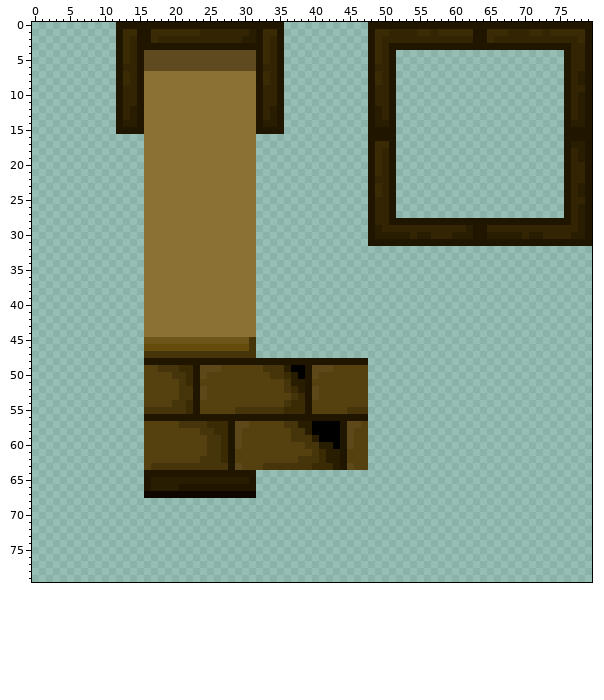
Two versions of one sprite sheet, Assets/Art&Animation/Sprites/Pharaohs Curse TestTiles.png. The picture above is the old version.
The file is 80x80 pixels. Colours within 5 levels of each other are drawn and written as one.
After:
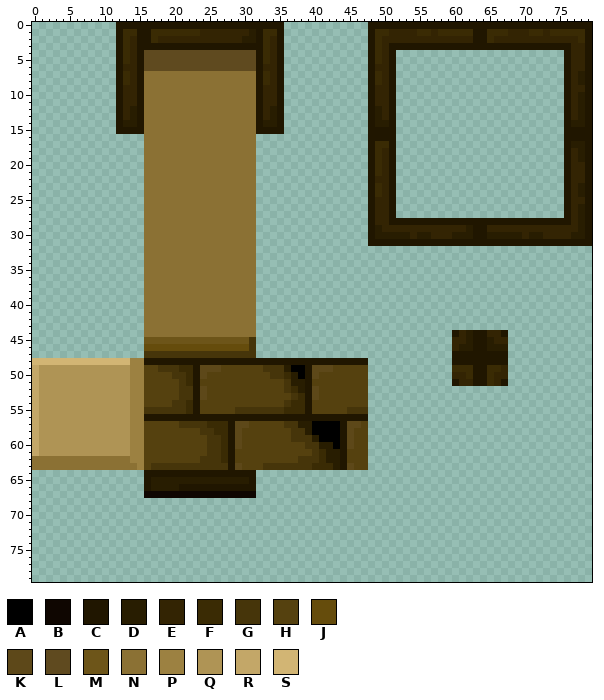
Palette (. is transparent): A #000000  B #0f0601  C #201600  D #281d01  E #332403  F #3a2b04  G #46350a  H #55410f  J #654c0c  K #5d4819  L #5f4a1f  M #6d5519  N #8b7134  P #9c8141  Q #af9455  R #c3a768  S #d2b574
Change:
@@ x 0..79 @@
 43 ................NNNNNNNNNNNNNNNN................................................
-44 ................NNNNNNNNNNNNNNNN................................................
-45 ................MMMMMMMMMMMMMMMG................................................
-46 ................JJJJJJJJJJJJJJJG................................................
-47 ................GGGGGGGGGGGGGGGG................................................
-48 ................CCCCCCCCCCCCCCCCCCCCCCCCCCCCCCCC................................
-49 ................HHGGGFFCKKKHHHHHHGGGDAACKKKHHHHH................................
-50 ................HHHHGGFCKHHHHHHHHHGGFDACKHHHHHHH................................
-51 ................HHHHHGFCHHHHHHHHHHHHGDDCHHHHHHHH................................
-52 ................HHHHHGGCKHHHHHHHHHHHGFDCKHHHHHHH................................
-53 ................HHHHHGGCKHHHHHHHHHHHHGFCKHHHHHHH................................
-54 ................HHHHGGFCHHHHHHHHHHHHGFFCHHHHHHHH................................
-55 ................GGGGGGFCHHHHHGGGGGGGFFFCHHHHHGGG................................
-56 ................CCCCCCCCCCCCCCCCCCCCCCCCCCCCCCCC................................
-57 ................HHHHHGGGGFFFCKKHHHHHGGDDAAAACKKH................................
-58 ................HHHHHHHHGGFFCKHHHHHHHGGDAAAACKHH................................
-59 ................HHHHHHHHHGGFCKHHHHHHHGGGDAAACKHH................................
-60 ................HHHHHHHHHGGFCKHHHHHHHHHGGDDACKHH................................
-61 ................HHHHHHHHHGGFCHHHHHHHHHHHGFDDCHHH................................
-62 ................HHHHHHHHGGGFCHHHHHHHHHGGGFDDCHHH................................
-63 ................HGGGGGGGGGGGCKHHHGGGGGGGFFFDCKHH................................
+44 ................NNNNNNNNNNNNNNNN............................CEDCCEEC............
+45 ................MMMMMMMMMMMMMMMG............................EEDCCDEE............
+46 ................JJJJJJJJJJJJJJJG............................EDDCCDDD............
+47 ................GGGGGGGGGGGGGGGG............................CCCCCCCC............
+48 SSSSSSSSSSSSSSPPCCCCCCCCCCCCCCCCCCCCCCCCCCCCCCCC............CCCCCCCC............
+49 RQQQQQQQQQQQQQPPHHGGGFFCKKKHHHHHHGGGDAACKKKHHHHH............FFFCCFFE............
+50 RQQQQQQQQQQQQQPPHHHHGGFCKHHHHHHHHHGGFDACKHHHHHHH............EEFCCFEE............
+51 RQQQQQQQQQQQQQPPHHHHHGFCHHHHHHHHHHHHGDDCHHHHHHHH............CEECCFEC............
+52 RQQQQQQQQQQQQQPPHHHHHGGCKHHHHHHHHHHHGFDCKHHHHHHH................................
+53 RQQQQQQQQQQQQQPPHHHHHGGCKHHHHHHHHHHHHGFCKHHHHHHH................................
+54 RQQQQQQQQQQQQQPPHHHHGGFCHHHHHHHHHHHHGFFCHHHHHHHH................................
+55 RQQQQQQQQQQQQQPPGGGGGGFCHHHHHGGGGGGGFFFCHHHHHGGG................................
+56 RQQQQQQQQQQQQQPPCCCCCCCCCCCCCCCCCCCCCCCCCCCCCCCC................................
+57 RQQQQQQQQQQQQQPPHHHHHGGGGFFFCKKHHHHHGGDDAAAACKKH................................
+58 RQQQQQQQQQQQQQPPHHHHHHHHGGFFCKHHHHHHHGGDAAAACKHH................................
+59 RQQQQQQQQQQQQQPPHHHHHHHHHGGFCKHHHHHHHGGGDAAACKHH................................
+60 RQQQQQQQQQQQQQPPHHHHHHHHHGGFCKHHHHHHHHHGGDDACKHH................................
+61 RQQQQQQQQQQQQQPPHHHHHHHHHGGFCHHHHHHHHHHHGFDDCHHH................................
+62 NNNNNNNNNNNNNNPPHHHHHHHHGGGFCHHHHHHHHHGGGFDDCHHH................................
+63 NNNNNNNNNNNNNNNPHGGGGGGGGGGGCKHHHGGGGGGGFFFDCKHH................................
 64 ................CCCCCCCCCCCCCCCC................................................
Pixel boxes of the changes (left, top, right, bottom) in both pictures:
added: (452, 330, 508, 386)
added: (32, 358, 144, 470)
